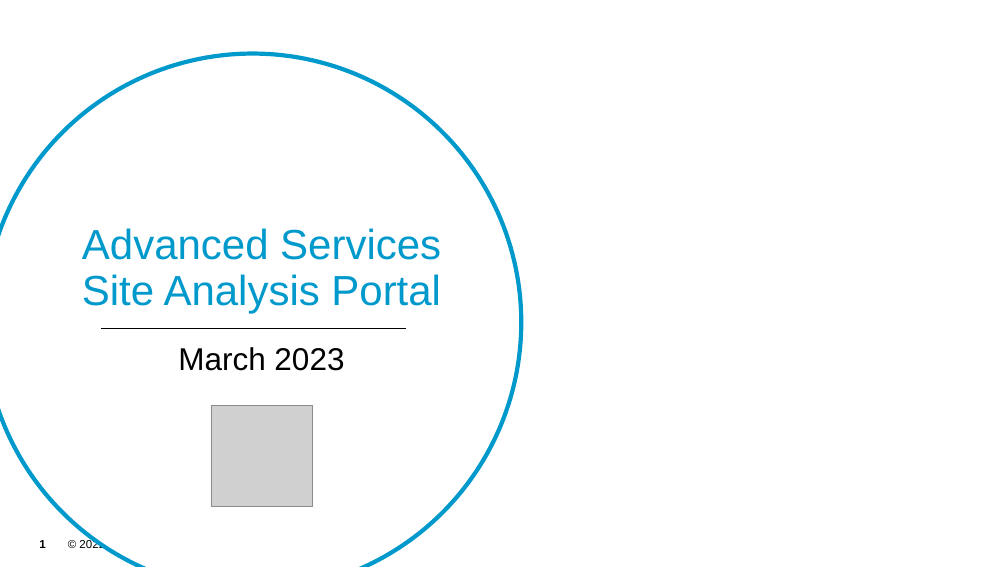
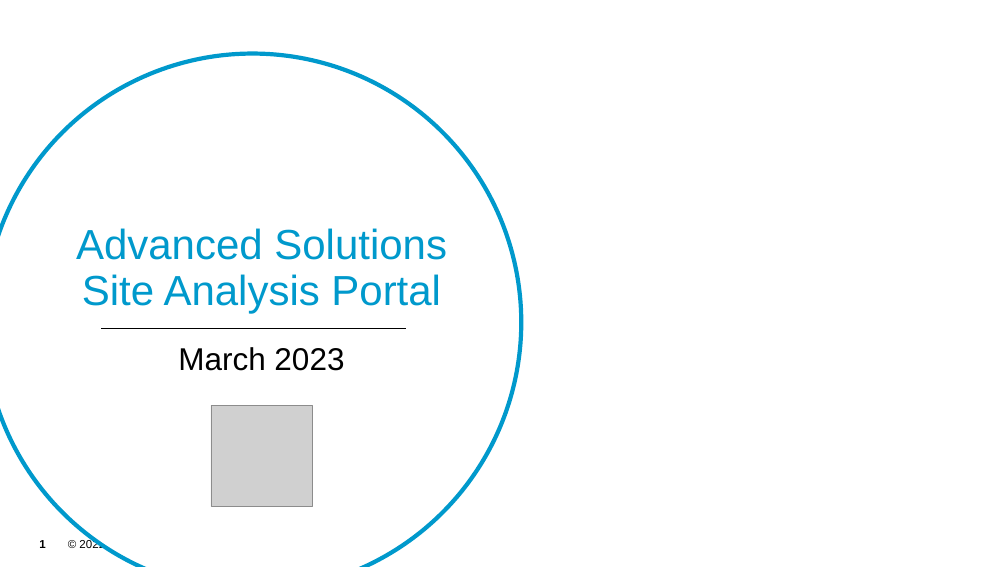
Before and after one commit to akamai-consulting/sitespeed, a slide deck: slide 1 of Info/Overview.pptx. Drawn at 1008x567 pixels with LibreOffice and Linux fonts; fonts in the diff are those of the drawing; grey boxes stand for pictures; background and template pictures are left out. Boxes give left, top, right and bottom in pixels: in the first picture for what was removed or moved away, otherwise in the second. Text is boxed around its words. In the diff, an @@ line names an element or a change of style, - is before the commit and + after.

Commit message:
Modified title

```diff
--- a/Info/Overview.pptx
+++ b/Info/Overview.pptx
@@ text at (76, 228, 447, 260): text changed @@
-Advanced Services
+Advanced Solutions
```
